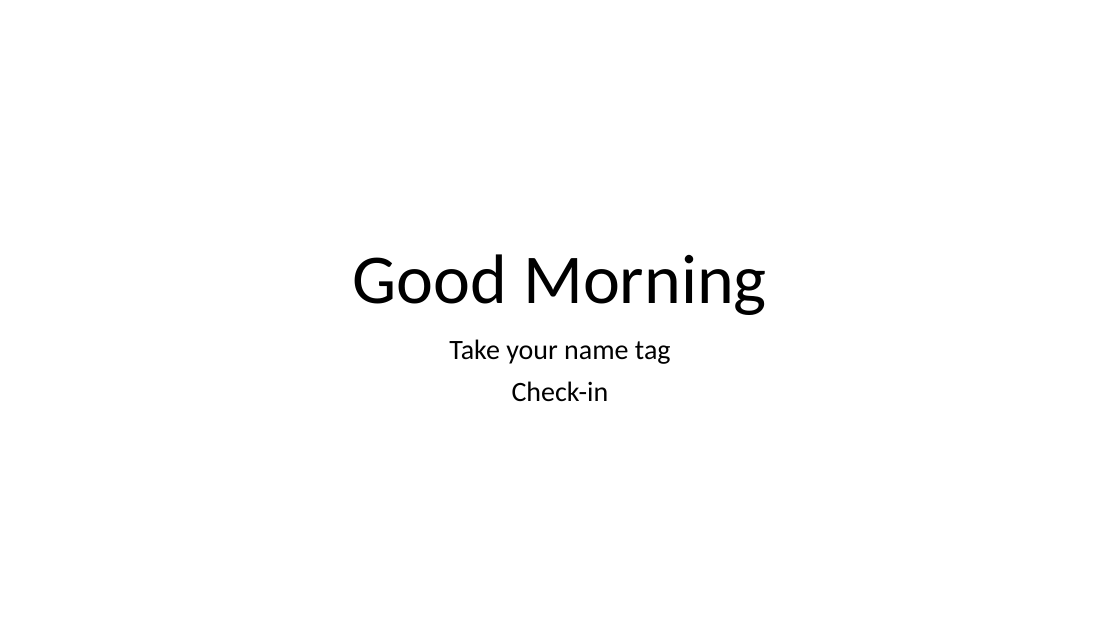
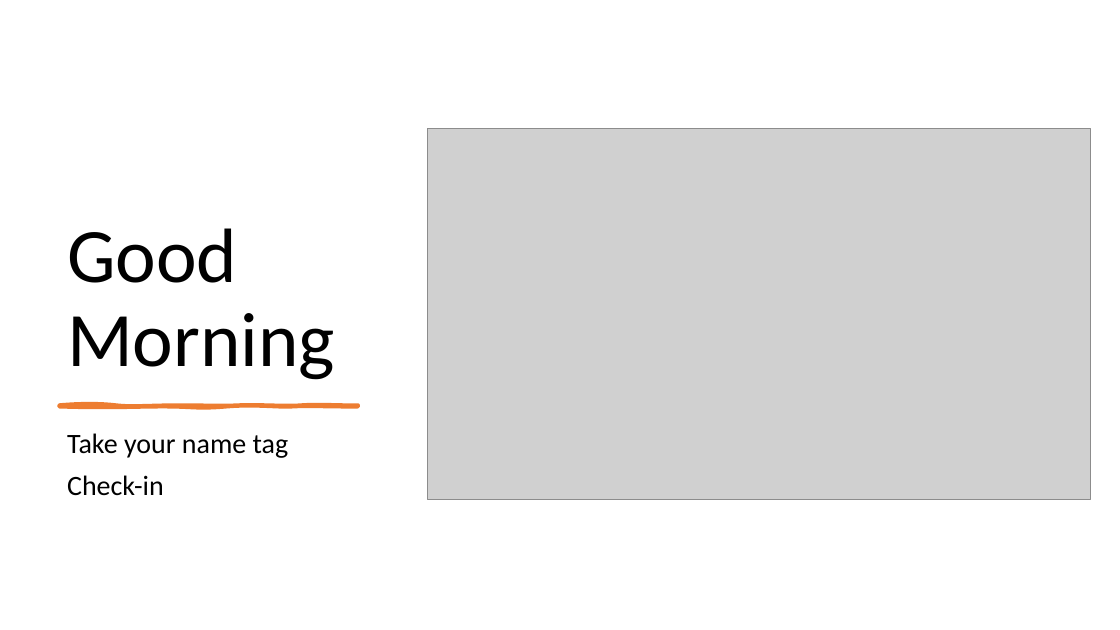
Before and after one commit to mikenguyen13/mar4050, a slide deck: slide 1 of lectures/12/2_Analysis and Interpretation Multiple Variables Simultaneously.pptx. Drawn at 1120x630 pixels with LibreOffice and Linux fonts; fonts in the diff are those of the drawing; grey boxes stand for pictures. Boxes give left, top, right and bottom in pixels: in the first picture for what was removed or moved away, otherwise in the second. Text is boxed around its words. In the diff, an @@ line names an element or a change of style, - is before the commit and + after.

```diff
--- a/lectures/12/2_Analysis and Interpretation Multiple Variables Simultaneously.pptx
+++ b/lectures/12/2_Analysis and Interpretation Multiple Variables Simultaneously.pptx
@@ title "Good Morning": place and size @@
-title "Good Morning" at <box>353,254,766,315</box>
+title "Good Morning" at <box>67,228,335,380</box>
@@ title "Good Morning" at <box>67,228,335,380</box>: size 60 to 66 pt; alignment centre to left @@
@@ picture added at <box>428,129,1091,500</box> @@
@@ freeform shape added at <box>59,405,358,407</box>, fill #ED7D31, outline #ED7D31 3 pt @@
@@ subtitle "Take your name tag": place and size @@
-subtitle "Take your name tag" at <box>449,339,671,402</box>
+subtitle "Take your name tag" at <box>67,433,289,496</box>
@@ subtitle "Take your name tag" at <box>67,433,289,496</box>: alignment centre to left @@
```
Also in this commit, not shown: 2 other slides changed, 4 slides added, 6 slides removed, 5 other files.
